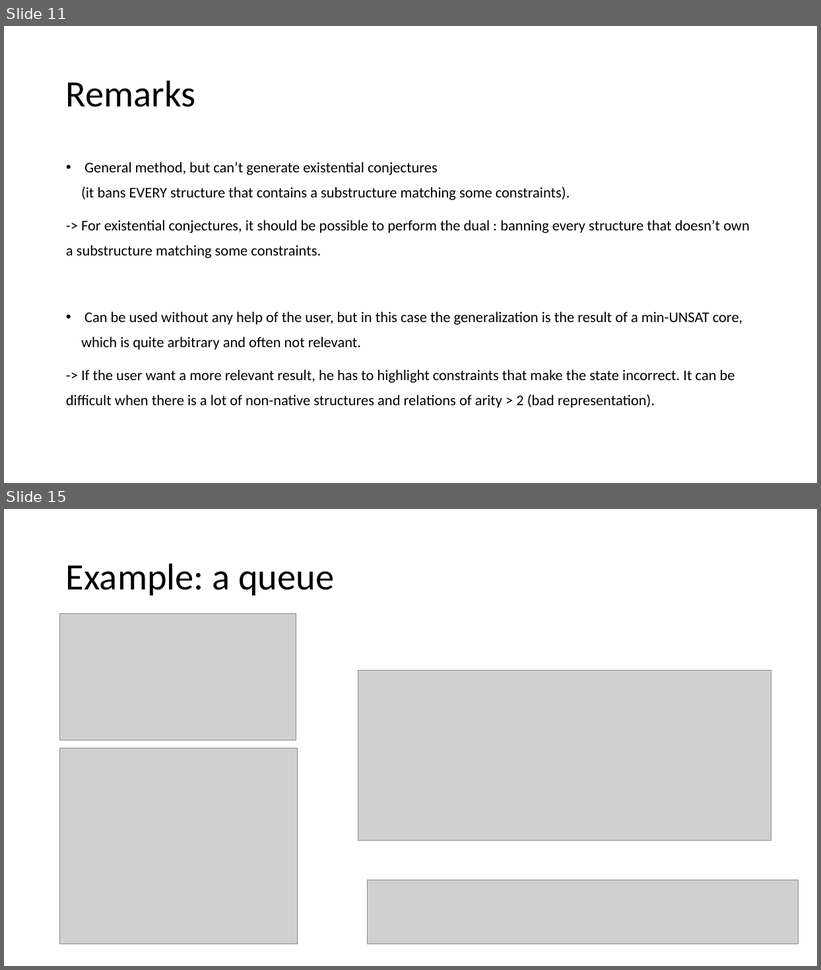
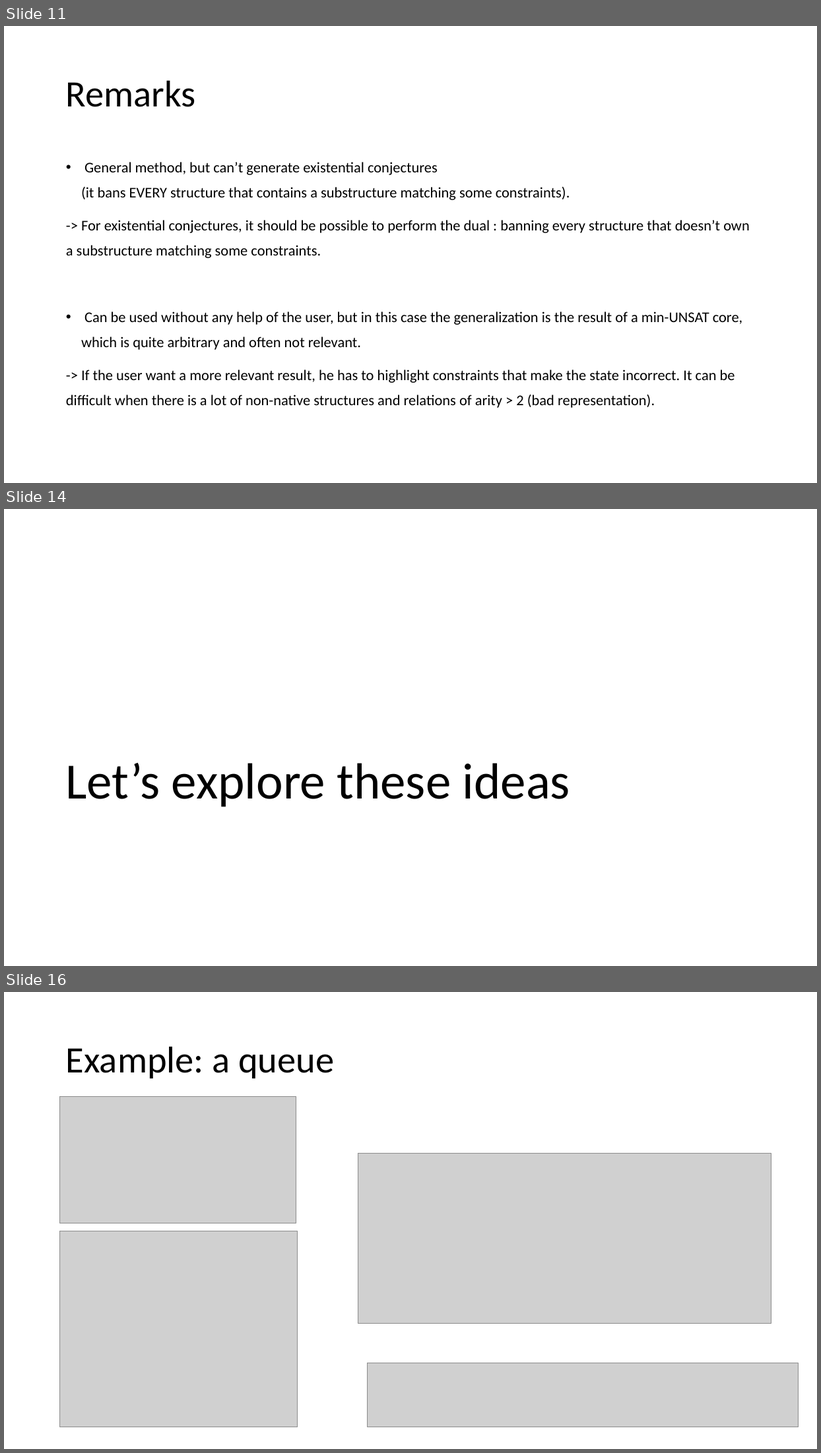
Before and after one commit to tjhance/ivy-research, a slide deck: interactive_proof/counterexample_generalization.pptx. Shown one above the other, each under a label of ours: slides 11 and 15 before the commit, slides 11, 14 and 16 after it; the slides between them are not shown. The pictures are 821x970 and 821x1453 pixels, drawn with LibreOffice and Linux fonts; fonts in the diff are those of the drawing; grey boxes stand for pictures. Boxes give left, top, right and bottom in pixels: in the first picture for what was removed or moved away, otherwise in the second. Text is boxed around its words. In the diff, an @@ line names an element or a change of style, - is before the commit and + after.

```diff
--- a/interactive_proof/counterexample_generalization.pptx
+++ b/interactive_proof/counterexample_generalization.pptx
@@ slide 14 added at (4, 509, 817, 966), background #FFFFFF @@
@@ title added at (65, 763, 570, 807), 60 pt, text #000000 @@
+Let’s explore these ideas
@@ what was slide 15 is now slide 16 @@
```
Also in this commit, not shown: 4 slides changed, 5 other slides added, 2 slides removed.
